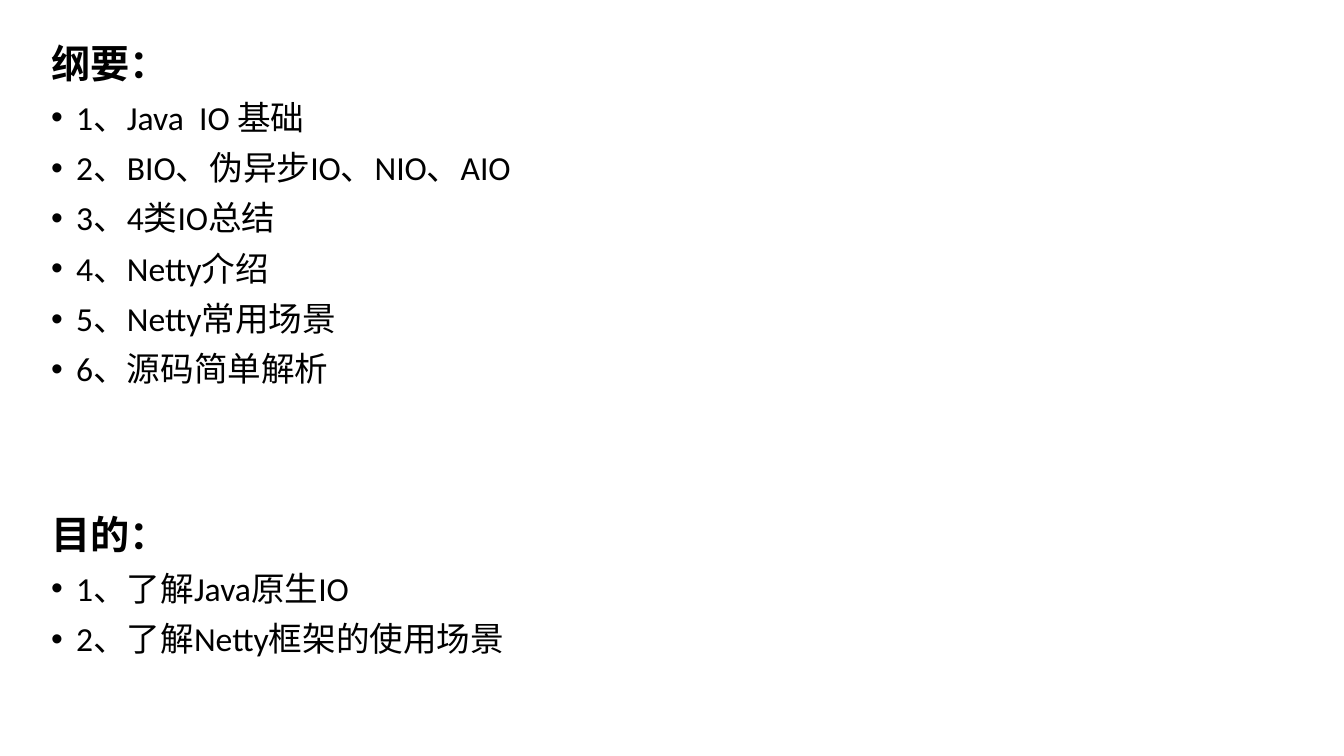
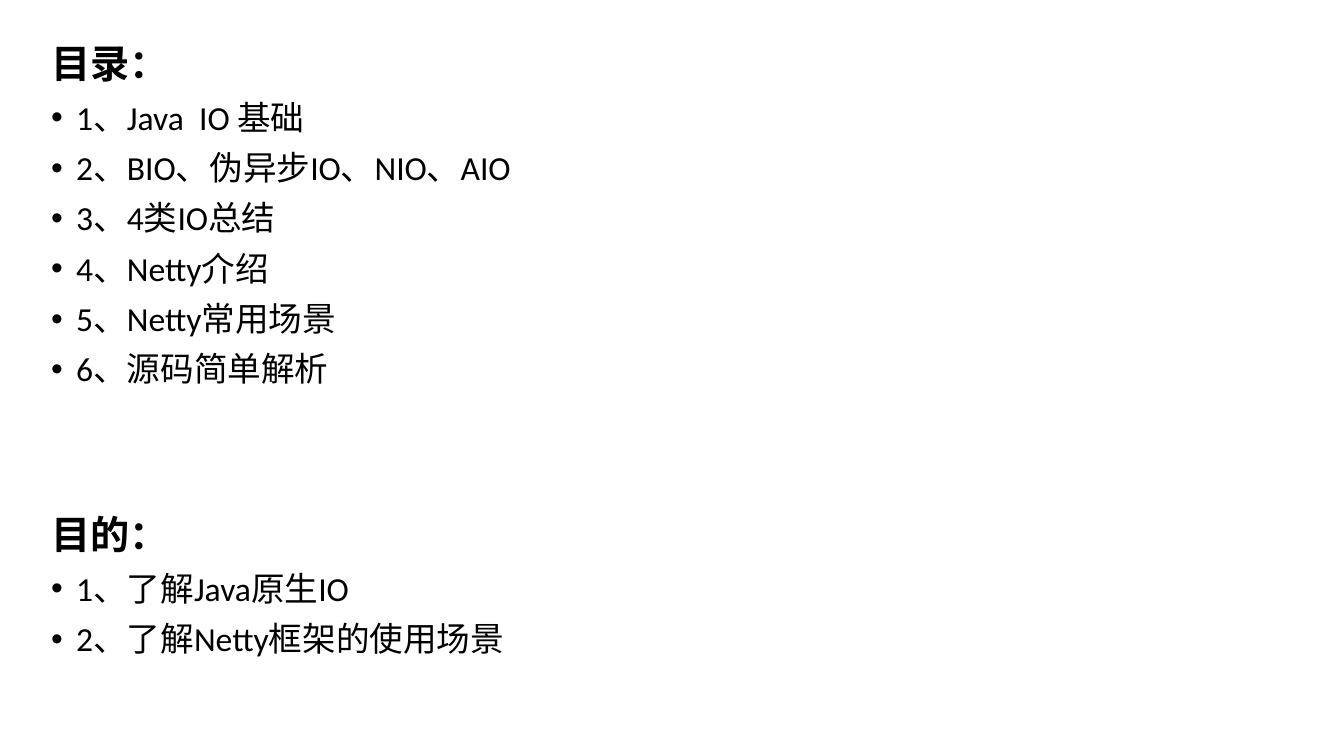
Before and after one commit to zhangyd3739/gitPath, a slide deck: slide 3 of Netty入门指南.pptx. Drawn at 1344x756 pixels with LibreOffice and Linux fonts; fonts in the diff are those of the drawing. Boxes give left, top, right and bottom in pixels: in the first picture for what was removed or moved away, otherwise in the second. Text is boxed around its words. In the diff, an @@ line names an element or a change of style, - is before the commit and + after.

```diff
--- a/Netty入门指南.pptx
+++ b/Netty入门指南.pptx
@@ text at (51,46,168,82): text changed @@
-纲要：
+目录：
```
Also in this commit, not shown: 1 other slide changed, 3 other files.
